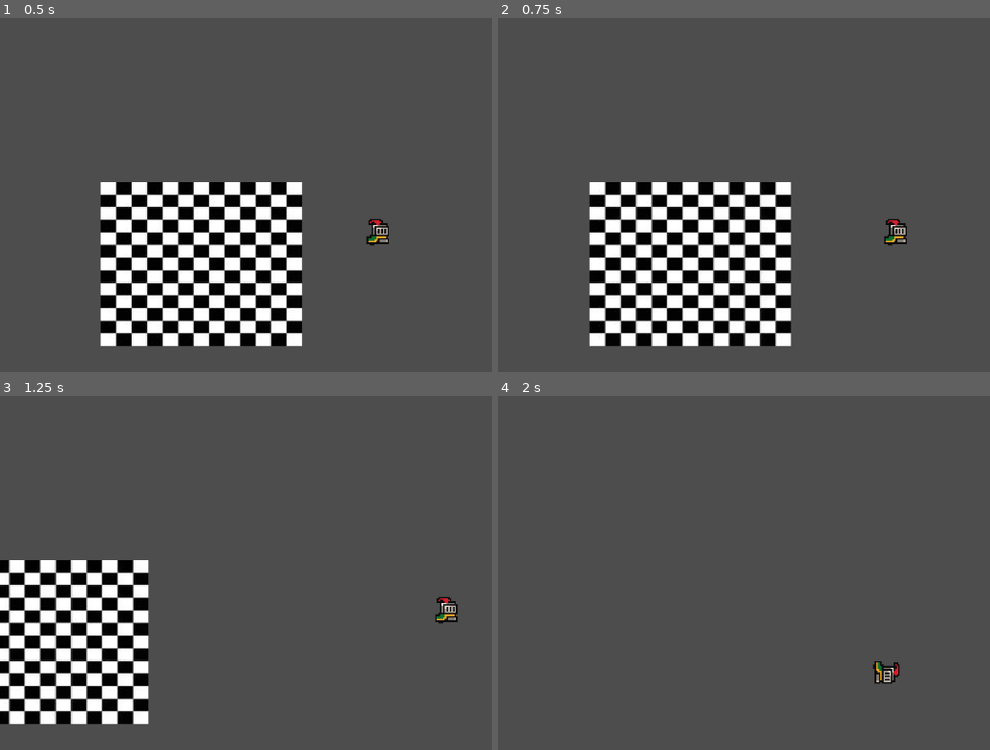
Above: before the commit, frames 1-4 (two rows, left to right).
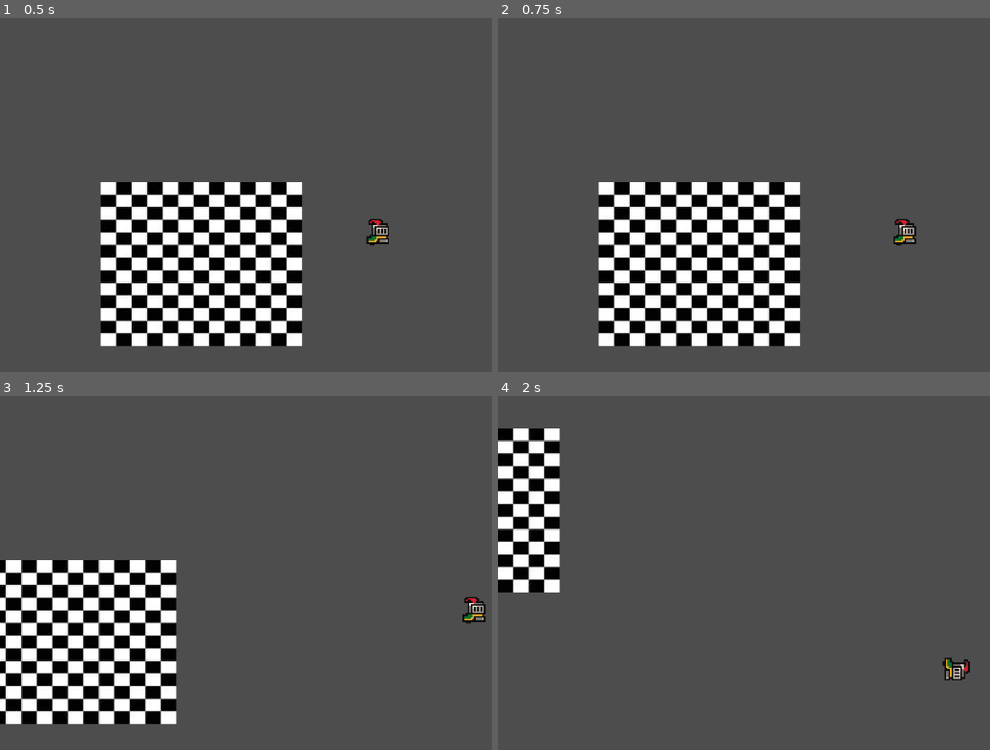
Above: after the commit, the same moments.

Repository: mssbabou/TopdownShooterGame
Game: Godot game, scene res://Scene.tscn
Same seed, same stepped clock (60 frames per second), same inputs: the game is played once before the commit and once after it.
Inputs:
- Up to frame 1 (0.5 s): no input
- Up to frame 2 (0.75 s): tap Enter at 0.5 s; hold D (Move_Right) from 0.53 s (still down)
- Up to frame 3 (1.25 s): keep holding D (Move_Right)
- Up to frame 4 (2 s): release D (Move_Right) at 1.28 s; hold S (Move_Down) from 1.28 s (still down)

Frame 1 is identical in both runs. In frame 2, 14% of the frame differs, in the area x 18-86%, y 46-93%; in frame 3, 7.4%; in frame 4, 6.1%.

Commit message:
More Damping

Diff:
--- a/Scene.tscn
+++ b/Scene.tscn
@@ -125,7 +125,7 @@
 }]
 
 [sub_resource type="RectangleShape2D" id="RectangleShape2D_j2eoc"]
-size = Vector2(126.667, 122.744)
+size = Vector2(16.3265, 21.0085)
 
 [node name="Node2D" type="Node2D"]
 
@@ -140,6 +140,8 @@
 [node name="Area2D" type="Area2D" parent="Player"]
 
 [node name="CollisionShape2D" type="CollisionShape2D" parent="Player/Area2D"]
+position = Vector2(-0.326508, 3.33902)
+scale = Vector2(1, 1)
 shape = SubResource("RectangleShape2D_j2eoc")
 
 [node name="Camera2D" type="Camera2D" parent="Player"]
@@ -147,6 +149,9 @@
 scale = Vector2(3.26531, 3.58262)
 zoom = Vector2(8, 8)
 position_smoothing_enabled = true
+position_smoothing_speed = 15.0
+drag_horizontal_enabled = true
+drag_vertical_enabled = true
 
 [node name="BlackAndWhite" type="Sprite2D" parent="."]
 show_behind_parent = true
